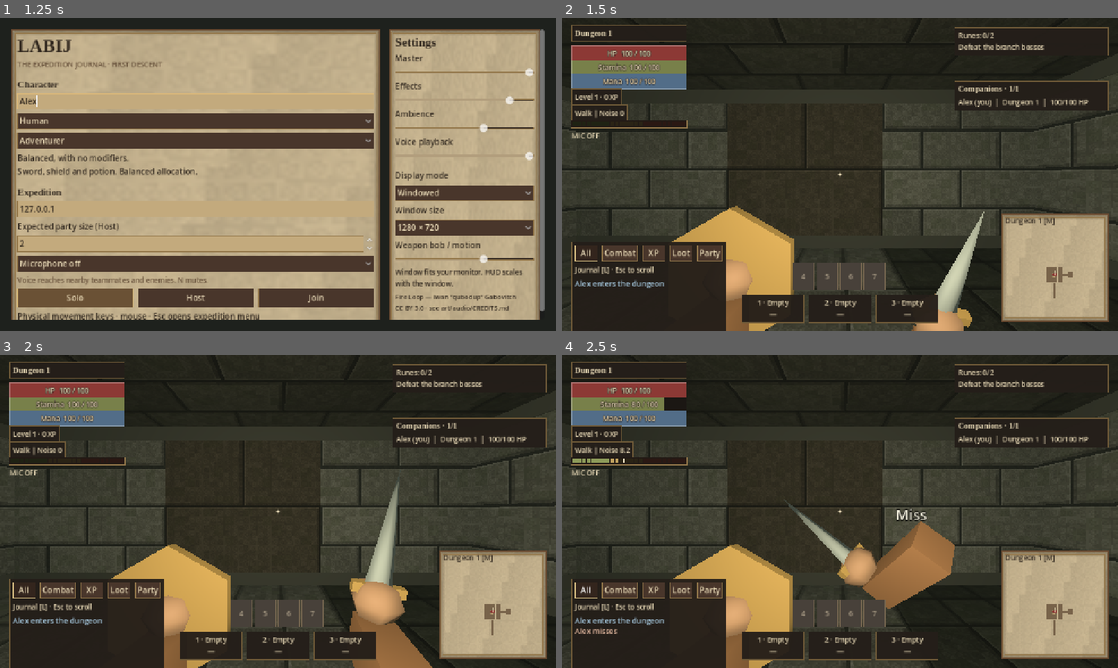
Above: before the commit, frames 1-4 (two rows, left to right).
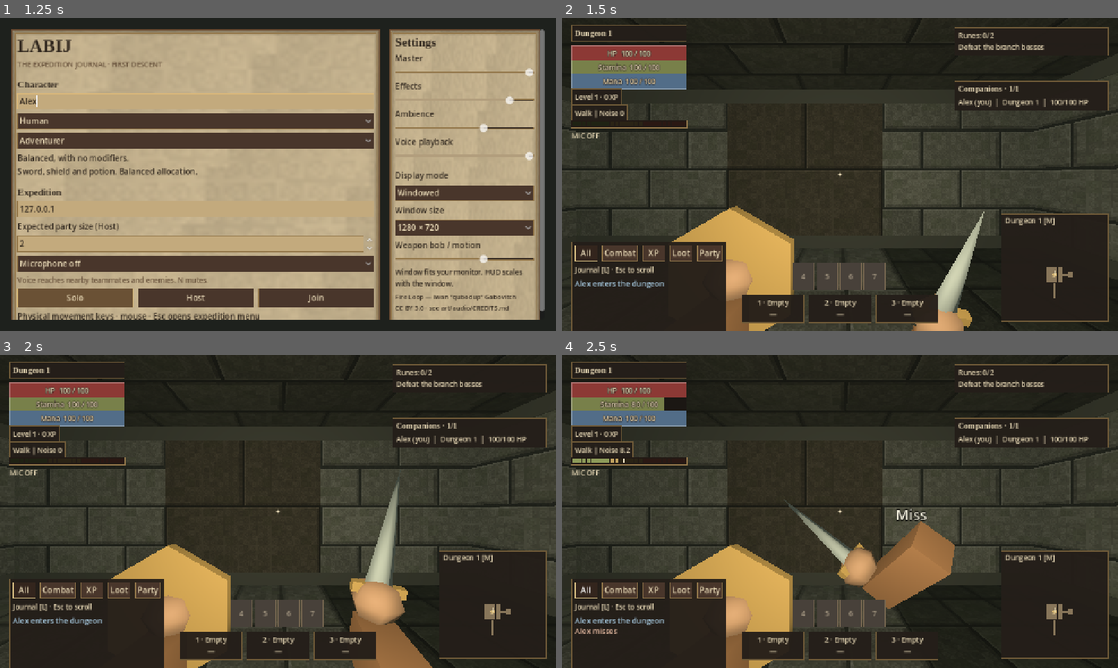
Above: after the commit, the same moments.

Repository: tdonnenfeld/LABIJ
Game: Godot game, scene res://game/main.tscn
The game is run twice, just before and just after one commit, with the same random seed, the same clock (stepped at 60 frames per second) and the same inputs. Sound files missing from this copy of the repository are replaced by a short silence.
Inputs (mouse positions are in pixels of both pictures, inside the frame that each line leads up to):
- Up to frame 1 (1.25 s): click (194, 102) at 0.52 s; type "Alex" at 0.6 s
- Up to frame 2 (1.5 s): click "Solo" at 1.25 s
- Up to frame 3 (2 s): no input
- Up to frame 4 (2.5 s): click "All" at 2 s

Frame 1 is identical in both runs. In frame 2, 6.3% of the frame differs, in the area x 79-99%, y 62-97%; in frame 3, 6.3%; in frame 4, 6.3%.

Commit message:
Align minimap.gd with shared UI style and hierarchy

Diff:
--- a/game/ui/minimap.gd
+++ b/game/ui/minimap.gd
@@ -1,7 +1,7 @@
 extends Control
 
 const Parchment = preload("res://game/ui/parchment.gd")
-var page_style := Parchment.parchment(4.0)
+var page_style := Parchment.hud_plate()
 const Exploration = preload("res://game/world/exploration.gd")
 const Acoustics = preload("res://game/world/noise.gd")
 var memory := Exploration.new()
@@ -44,7 +44,7 @@
 	var middle := Vector2(size.x * 0.5, (size.y + 24.0) * 0.5)
 	var cells: Dictionary = memory.explored.get(floor_id, {})
 	var font := ThemeDB.fallback_font
-	draw_string(font, Vector2(7, 16), floor_title + " [M]", HORIZONTAL_ALIGNMENT_LEFT, -1, 12, Parchment.INK)
+	draw_string(font, Vector2(7, 16), floor_title + " [M]", HORIZONTAL_ALIGNMENT_LEFT, -1, 12, Parchment.LIGHT)
 	for cell in cells:
 		var offset: Vector2i = cell - center
 		if absi(offset.x) > 8 or absi(offset.y) > 8:
@@ -55,13 +55,13 @@
 			var corridor: Dictionary = corridor_widths[cell]
 			var narrow: float = step * corridor.width / 3.0
 			extent = Vector2(step, narrow) if corridor.axis.x != 0 else Vector2(narrow, step)
-		draw_rect(Rect2(at - extent * 0.5, extent), Color("#78634a"))
+		draw_rect(Rect2(at - extent * 0.5, extent), Color("#88765a"))
 		if markers.has(cell):
 			draw_string(font, at + Vector2(-4, 4), markers[cell], HORIZONTAL_ALIGNMENT_LEFT, -1, 11, Color("#ffe3a0"))
 		if party.has(cell):
 			draw_circle(at, 2.5, Color("#72b8db"))
 	var forward := Vector2(-sin(heading), -cos(heading))
-	draw_circle(middle, 3.5, Color("#8c3935"))
+	draw_circle(middle, 3.5, Parchment.ACCENT)
 	draw_line(middle, middle + forward * step * 0.75, Color("#f3e9c4"), 2.0)
 
 func reset() -> void:
